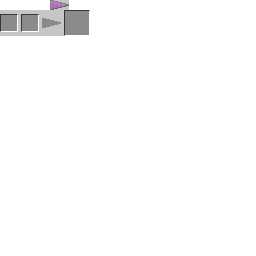
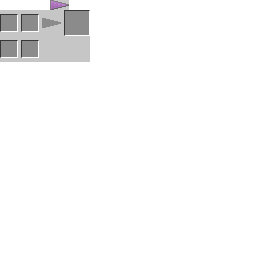
Two versions of the same layered image (256x256). Layer-by-layer changes:
added layer "Layer 2" above "Layer 1" over [0, 36, 90, 62]
